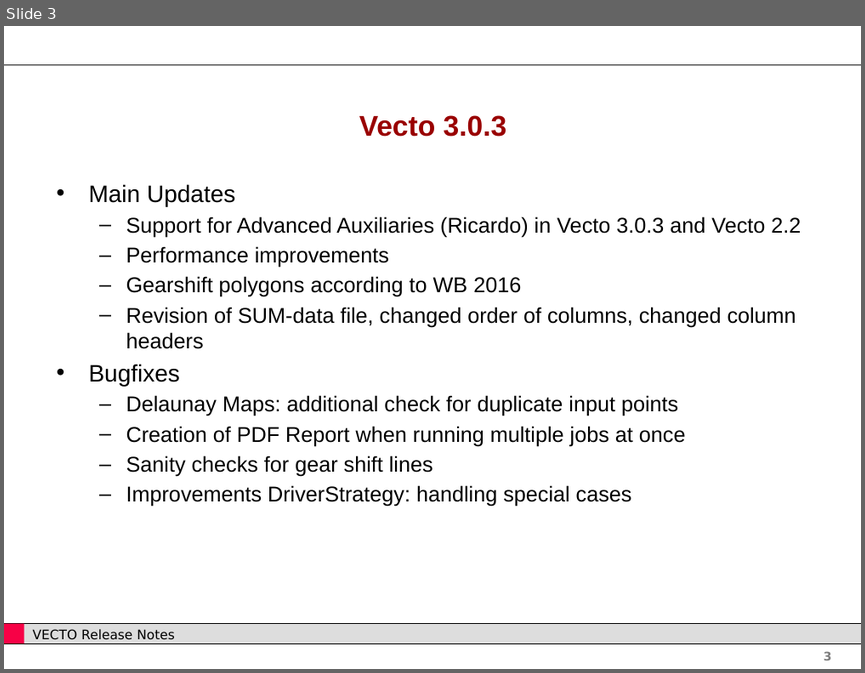
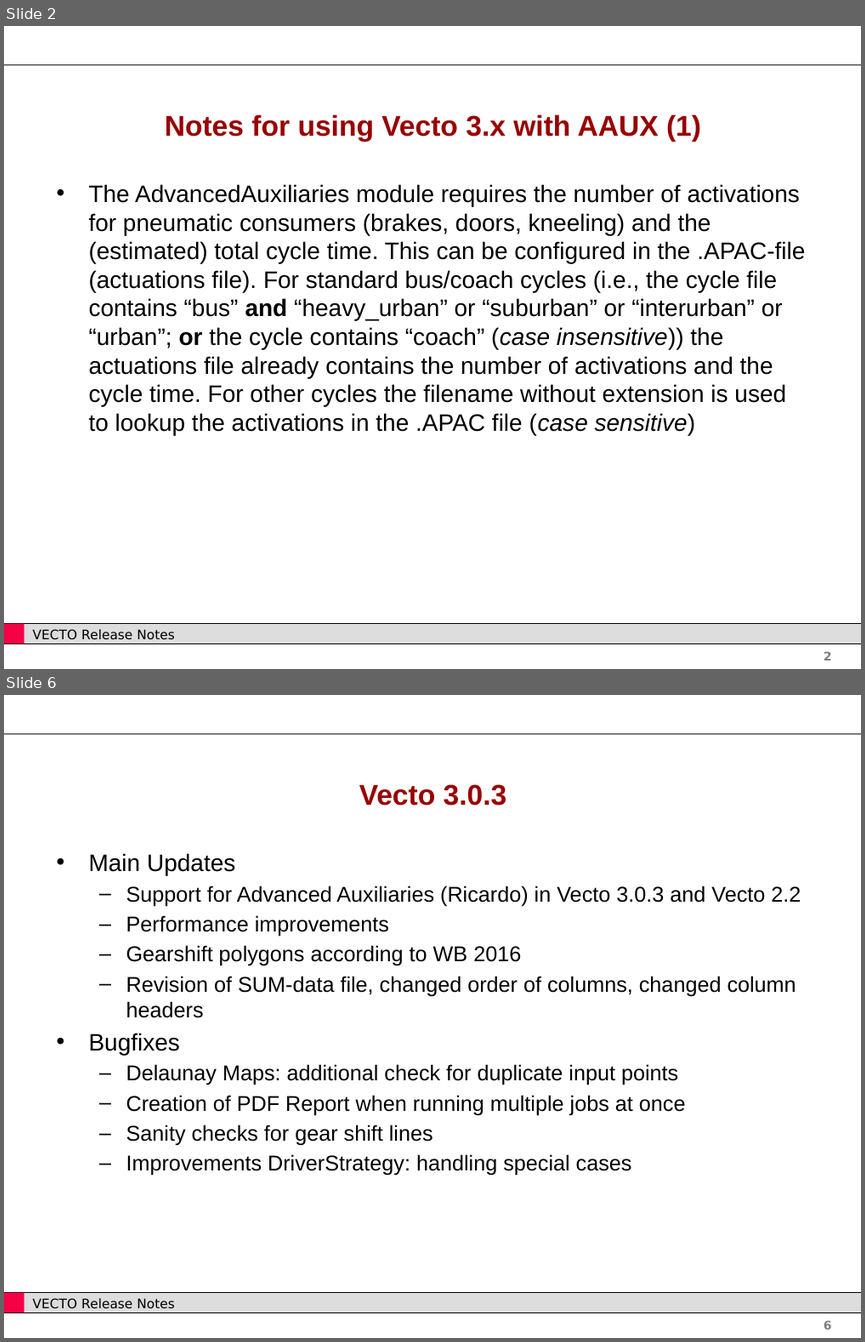
Before and after one commit to tanawadeatharva/BharatVECTO, a slide deck: Documentation/User Manual Source/Release Notes Vecto3.x.pptx. Shown one above the other, each under a label of ours: slide 3 before the commit, slides 2 and 6 after it; the slides between them are not shown. The pictures are 865x673 and 865x1342 pixels, drawn with LibreOffice and Linux fonts; fonts in the diff are those of the drawing; background and template pictures are left out. Boxes give left, top, right and bottom in pixels: in the first picture for what was removed or moved away, otherwise in the second. Text is boxed around its words. In the diff, an @@ line names an element or a change of style, - is before the commit and + after.

```diff
--- a/Documentation/User Manual Source/Release Notes Vecto3.x.pptx
+++ b/Documentation/User Manual Source/Release Notes Vecto3.x.pptx
@@ slide 2 added at (x1=4, y1=26, x2=861, y2=669), background #FFFFFF; not listed: 5 template elements that a slide beside it also shows @@
@@ title added at (x1=165, y1=114, x2=701, y2=142), 24 pt, text #990000, bold @@
+Notes for using Vecto 3.x with AAUX (1)
@@ text added at (x1=89, y1=184, x2=805, y2=435), 20 pt, text #000000 @@
+• The AdvancedAuxiliaries module requires the number of activations for pneumatic consumers (brakes, doors, kneeling) and the (estimated) total cycle time. This can be configured in the .APAC-file (actuations file). For standard bus/coach cycles (i.e., the cycle file contains “bus” and “heavy_urban” or “suburban” or “interurban” or “urban”; or the cycle contains “coach” (case insensitive)) the actuations file already contains the number of activations and the cycle time. For other cycles the filename without extension is used to lookup the activations in the .APAC file (case sensitive)
@@ what was slide 3 is now slide 6 @@
@@ page number at (x1=823, y1=1321, x2=832, y2=1329): text changed @@
-3
+6
```
Also in this commit, not shown: 2 slides changed, 2 other slides added, 1 other file.
